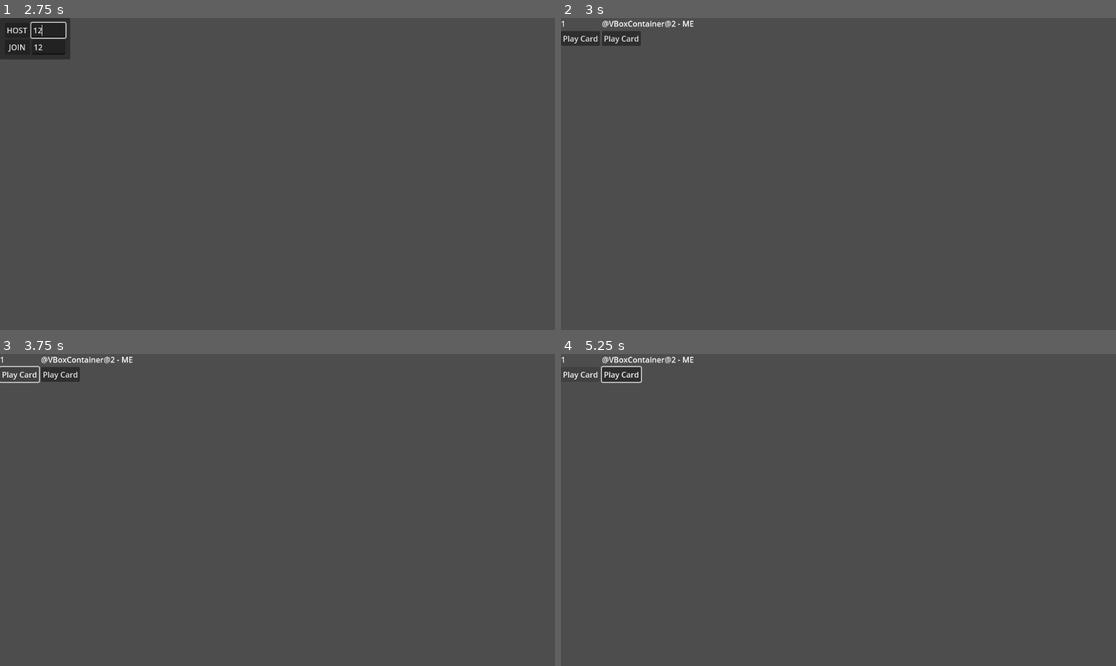
Above: before the commit, frames 1-4 (two rows, left to right).
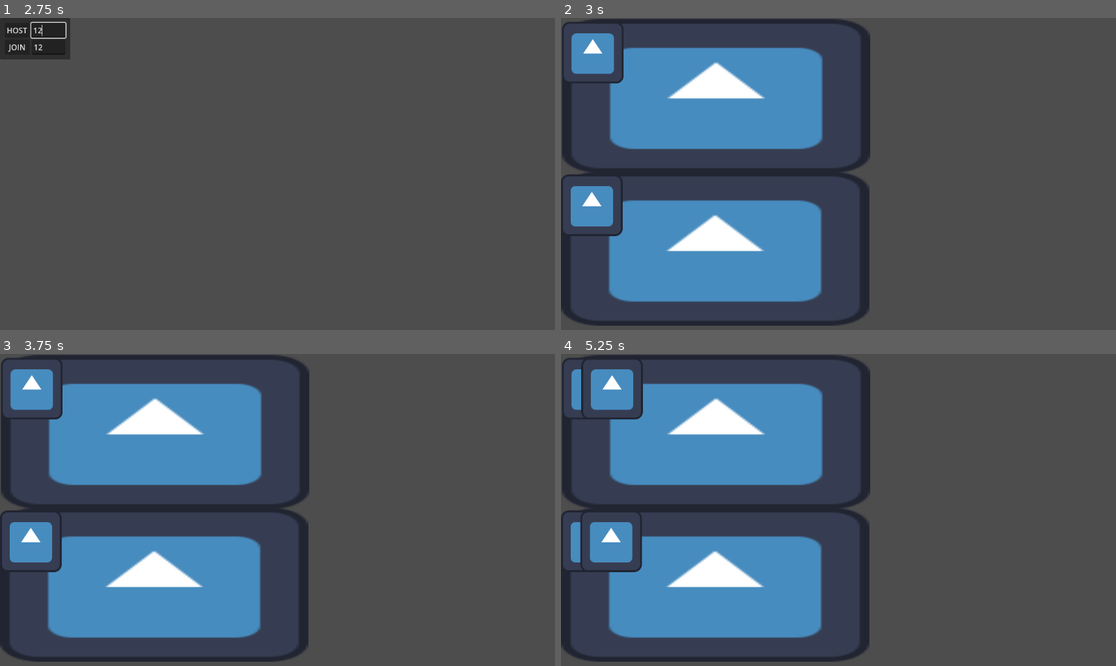
Above: after the commit, the same moments.

Repository: BYU-GameDevClub/ThreeSquareSquires
Game: Godot game, scene res://main.tscn
Two runs of this game, one before a commit and one after it. Both use one fixed random seed, a clock stepped at 60 frames per second and the inputs below. The engine's default icon, where the game draws it, is replaced by a stand-in: a white triangle on a blue panel in a dark square.
Inputs (mouse positions are in pixels of both pictures, inside the frame that each line leads up to):
- Up to frame 1 (2.75 s): click (49, 46) at 0.52 s; type "12" at 0.6 s; click "HOST" at 1.25 s; click (49, 30) at 2.02 s; type "12" at 2.1 s
- Up to frame 2 (3 s): click "JOIN" at 2.75 s
- Up to frame 3 (3.75 s): click (22, 375) at 3.5 s, where only the run before the commit has a clickable "Play Card"
- Up to frame 4 (5.25 s): click (583, 375) at 4.25 s, where only the run before the commit has a clickable "Play Card"; tap Enter (select) at 5 s; hold Right (move_right) from 5.03 s (still down); tap Z (return) at 5.1 s

Frame 1 is identical in both runs. In frame 2, 33% of the frame differs, in the area x 0-56%, y 0-99%; in frame 3, 33%; in frame 4, 33%.

Commit message:
Mutliplayer works???
Maybe

Diff:
--- a/Board/Board.gd
+++ b/Board/Board.gd
@@ -1,4 +1,13 @@
 extends Node2D
+
+#For specifying what is put on the board spaces
+#More can be added later
+enum {
+	empty,
+	player,
+	wall,
+	trap
+}
 
 #Just to make a 2dArray
 func create2dArray(height,width):
@@ -6,22 +15,25 @@
 	for x in range(height):
 		a.append([])
 		a[x].resize(width)
+		for y in range(width):
+			a[x][y] = empty
 	return a
 
-#For specifying what is put on the board spaces
-#More can be added later
-enum spaces {
-	empty,
-	wall,
-	trap
-}
+
 
 #Variables related to the board and size
-@export var boardHeight = 30
-@export var boardWidth = 30
+@export var boardHeight = 7
+@export var boardWidth = 20
 var tileSize = 50
 var board = create2dArray(boardHeight,boardWidth)
 
+func _ready():
+	board[1][1]=wall
+
+func RegisterPlayer():
+	set_multiplayer_authority(name.to_int())
+
+
 #For updating different location during the game loop
-func updateLocation(type,xCoord,yCoord):
-	board[xCoord][yCoord]=type
+func updateLocation(type,Coord):
+	board[Coord.x][Coord.y]=type
--- a/Board/MainBoard.tscn
+++ b/Board/MainBoard.tscn
@@ -1,13 +1,21 @@
-[gd_scene load_steps=3 format=3 uid="uid://b3u8iltl6d8uy"]
+[gd_scene load_steps=5 format=3 uid="uid://b3u8iltl6d8uy"]
 
 [ext_resource type="Script" path="res://Board/Board.gd" id="1_fiv6t"]
+[ext_resource type="Texture2D" uid="uid://d0bpb0o04wvj0" path="res://icon.svg" id="2_jc4em"]
 [ext_resource type="PackedScene" uid="uid://dp2eqonwbpe3s" path="res://Player/Player.tscn" id="2_taw3m"]
+
+[sub_resource type="TileSet" id="TileSet_ml5li"]
 
 [node name="Board" type="Node2D"]
 script = ExtResource("1_fiv6t")
 
+[node name="Sprite2D" type="Sprite2D" parent="."]
+position = Vector2(256, 90)
+scale = Vector2(5, 2.5)
+texture = ExtResource("2_jc4em")
+
 [node name="Tiles" type="TileMap" parent="."]
+tile_set = SubResource("TileSet_ml5li")
 format = 2
 
 [node name="Player" parent="." instance=ExtResource("2_taw3m")]
-position = Vector2(564, 63)
--- /dev/null
+++ b/Everything/FullGame.gd
@@ -0,0 +1,15 @@
+extends Node2D
+
+@onready var player1 = $player1
+@onready var player2 = $player2
+
+var isPlayer1:bool = false
+
+# Called when the node enters the scene tree for the first time.
+func _ready():
+	pass # Replace with function body.
+
+
+# Called every frame. 'delta' is the elapsed time since the previous frame.
+func _process(delta):
+	pass
--- /dev/null
+++ b/Everything/FullGame.tscn
@@ -0,0 +1,13 @@
+[gd_scene load_steps=3 format=3 uid="uid://cmuu5suohnn6u"]
+
+[ext_resource type="Script" path="res://Everything/FullGame.gd" id="1_clyr7"]
+[ext_resource type="PackedScene" uid="uid://b3u8iltl6d8uy" path="res://Board/MainBoard.tscn" id="2_rusyg"]
+
+[node name="FullGame" type="Node2D"]
+script = ExtResource("1_clyr7")
+
+[node name="player1" parent="." instance=ExtResource("2_rusyg")]
+position = Vector2(66, 72)
+
+[node name="player2" parent="." instance=ExtResource("2_rusyg")]
+position = Vector2(64, 389)
--- a/Player/Player.gd
+++ b/Player/Player.gd
@@ -9,8 +9,10 @@
 }
 
 #Initialize for movement
-var tileSize = 4
+var tileSize = 40
 var boardPosition = Vector2(0,0)
+
+var boardRef
 
 #Setting stage of turn
 var stage = 0
@@ -19,10 +21,14 @@
 func _ready():
 	if get_parent().name =="Board":
 		if get_parent().tileSize != null:
+			print('hi')
 			tileSize =  get_parent().tileSize
+			boardRef = get_parent()
+
 	turnFlow()
 
 func _process(delta):
+	if !is_multiplayer_authority(): return
 	turnFlow()
 
 func turnFlow():
@@ -45,13 +51,14 @@
 			goBack()
 	else:
 		stage+=1
+		boardRef.updateLocation(boardRef.player,boardPosition)
 		print(storedMovement)
 
 
 #Controls moving selection square
 func squareSelection():
 	var change = selectorPos-boardPosition
-	if change.length() == 1:
+	if change.length() == 1 and boardRef.board[selectorPos.x][selectorPos.y] == boardRef.empty:
 		global_position += change*tileSize
 		boardPosition = selectorPos
 		$squareSelector.global_position = global_position
@@ -59,7 +66,8 @@
 		storedMovement.append(change)
 		spacesLeft -= 1
 		print(spacesLeft)
-
+	else:
+		print(selectorPos)
 
 func goBack():
 	global_position += -storedMovement.pop_back()*tileSize
--- a/Player/Player.tscn
+++ b/Player/Player.tscn
@@ -1,9 +1,15 @@
-[gd_scene load_steps=4 format=3 uid="uid://dp2eqonwbpe3s"]
+[gd_scene load_steps=5 format=3 uid="uid://dp2eqonwbpe3s"]
 
 [ext_resource type="Script" path="res://Player/Player.gd" id="1_vb3n3"]
 [ext_resource type="Texture2D" uid="uid://d0bpb0o04wvj0" path="res://icon.svg" id="2_tn0ay"]
 
 [sub_resource type="RectangleShape2D" id="RectangleShape2D_uujr2"]
+
+[sub_resource type="SceneReplicationConfig" id="SceneReplicationConfig_gklks"]
+properties/0/path = NodePath("squareSelector:position")
+properties/0/spawn = true
+properties/0/sync = true
+properties/0/watch = false
 
 [node name="Player" type="CharacterBody2D"]
 script = ExtResource("1_vb3n3")
@@ -16,3 +22,6 @@
 
 [node name="squareSelector" type="Sprite2D" parent="."]
 texture = ExtResource("2_tn0ay")
+
+[node name="MultiplayerSynchronizer" type="MultiplayerSynchronizer" parent="."]
+replication_config = SubResource("SceneReplicationConfig_gklks")
--- a/main.gd
+++ b/main.gd
@@ -47,6 +47,7 @@
 	add_player_character()
 
 func TryUPNP(port:int):
+	return false
 	var discover_result = upnp.discover()
 	if discover_result != UPNP.UPNP_RESULT_SUCCESS: return false
 	if !upnp.get_gateway() or !upnp.get_gateway().is_valid_gateway(): return false
@@ -68,12 +69,16 @@
 @rpc("call_local")
 func StartGame(playerInfo):
 	print('starting the game...')
-	var game = preload("res://game.tscn").instantiate()
+	var game = preload("res://Everything/FullGame.tscn").instantiate()
 	add_sibling(game)
 	for id in playerInfo:
-		var player = preload("res://player.tscn").instantiate()
-		player.name = str(id);
-		game.add_child(player)
+		if id == 1:
+			game.player1.name = str(id);
+			game.isPlayer1 = true
+			game.player1.RegisterPlayer()
+		else:
+			game.player2.name = str(id);
+			game.player2.RegisterPlayer()
 	call_deferred("free")
 
 func add_player_character(id=1):
